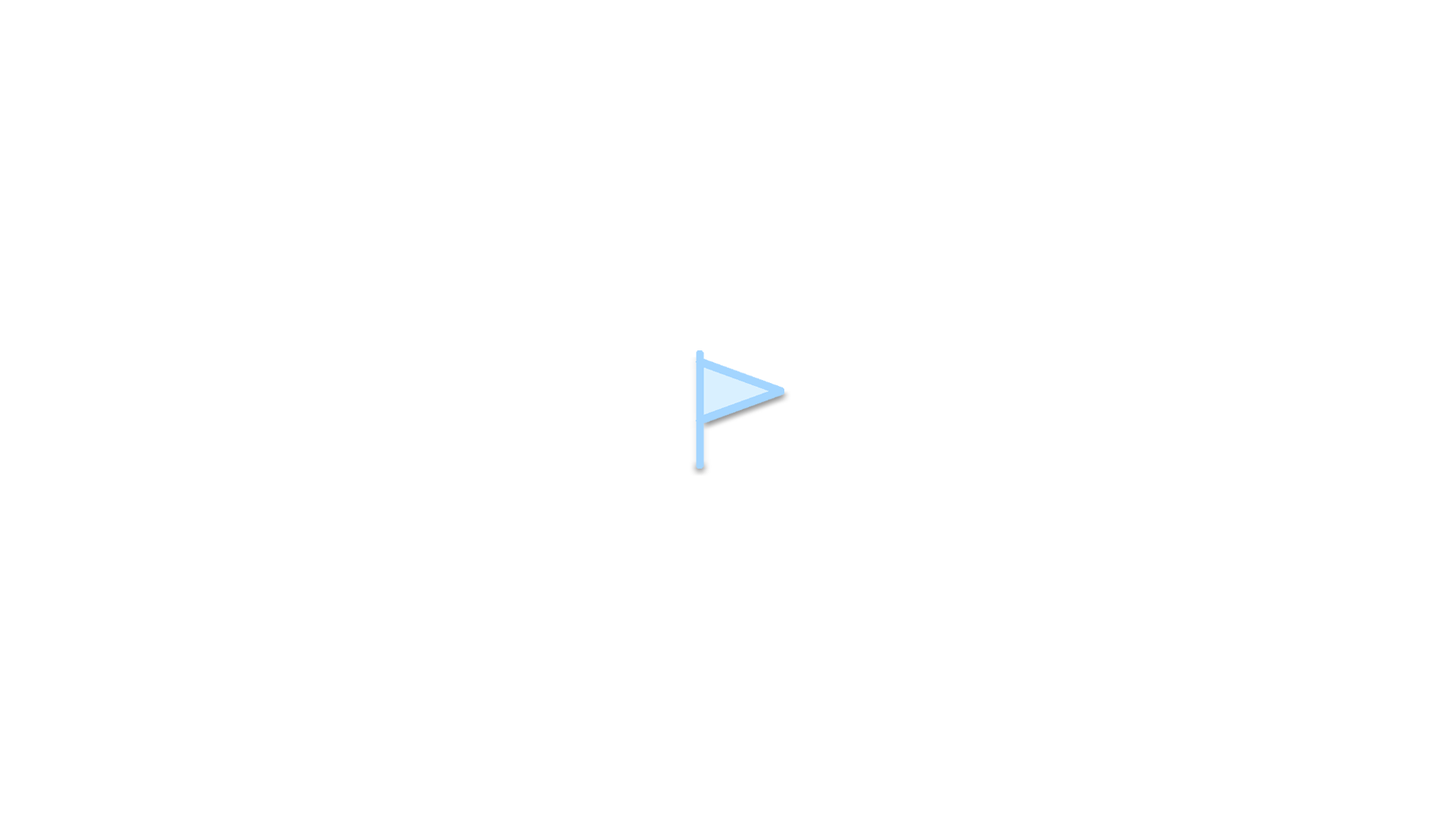
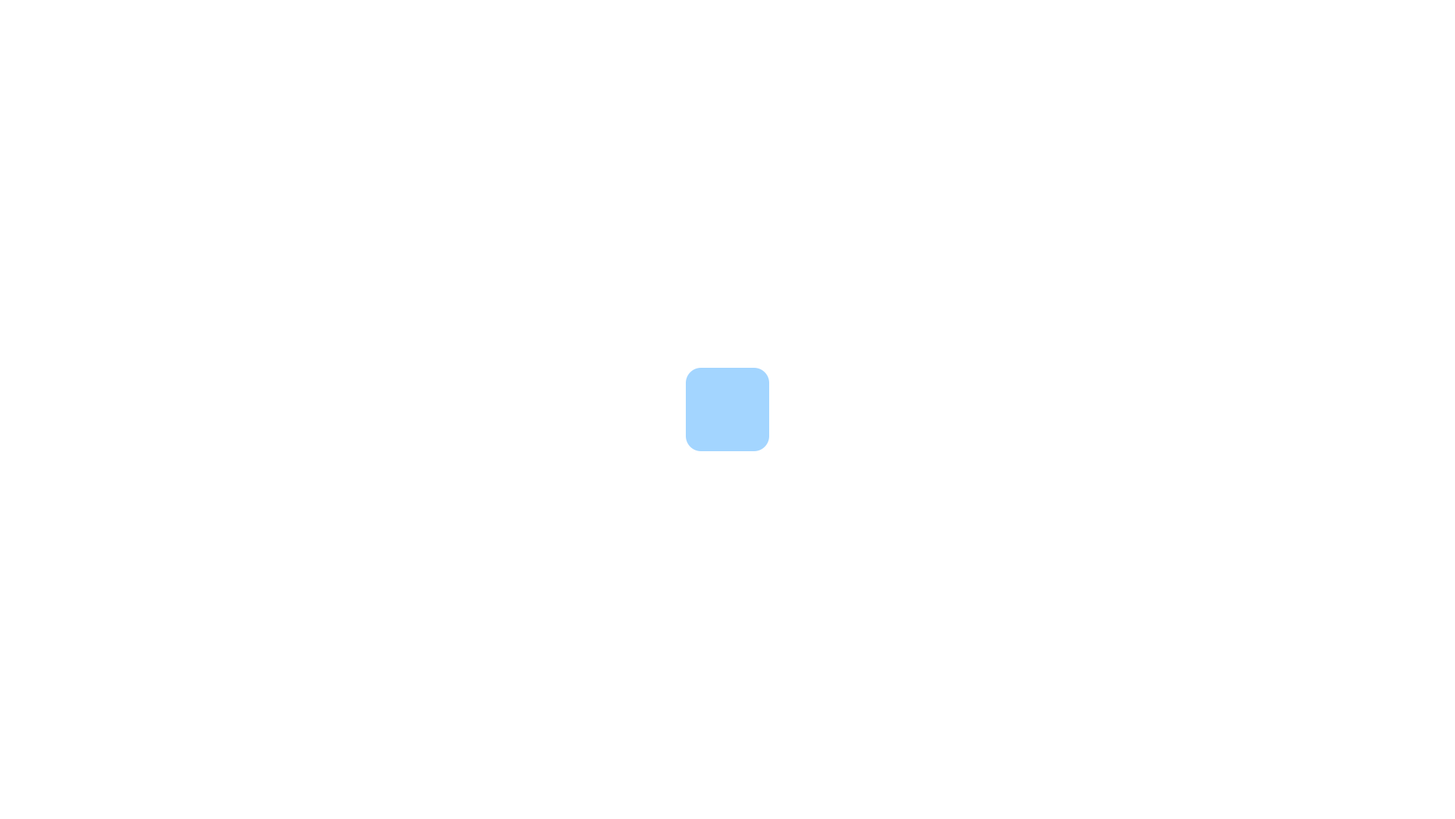
Comparing the layer stacks of the two 1455x819 images. Changes:
hid "CheckpointButton" over 695, 350, 785, 469
added layer "UIBackground" above "Slider" over 685, 367, 770, 452
